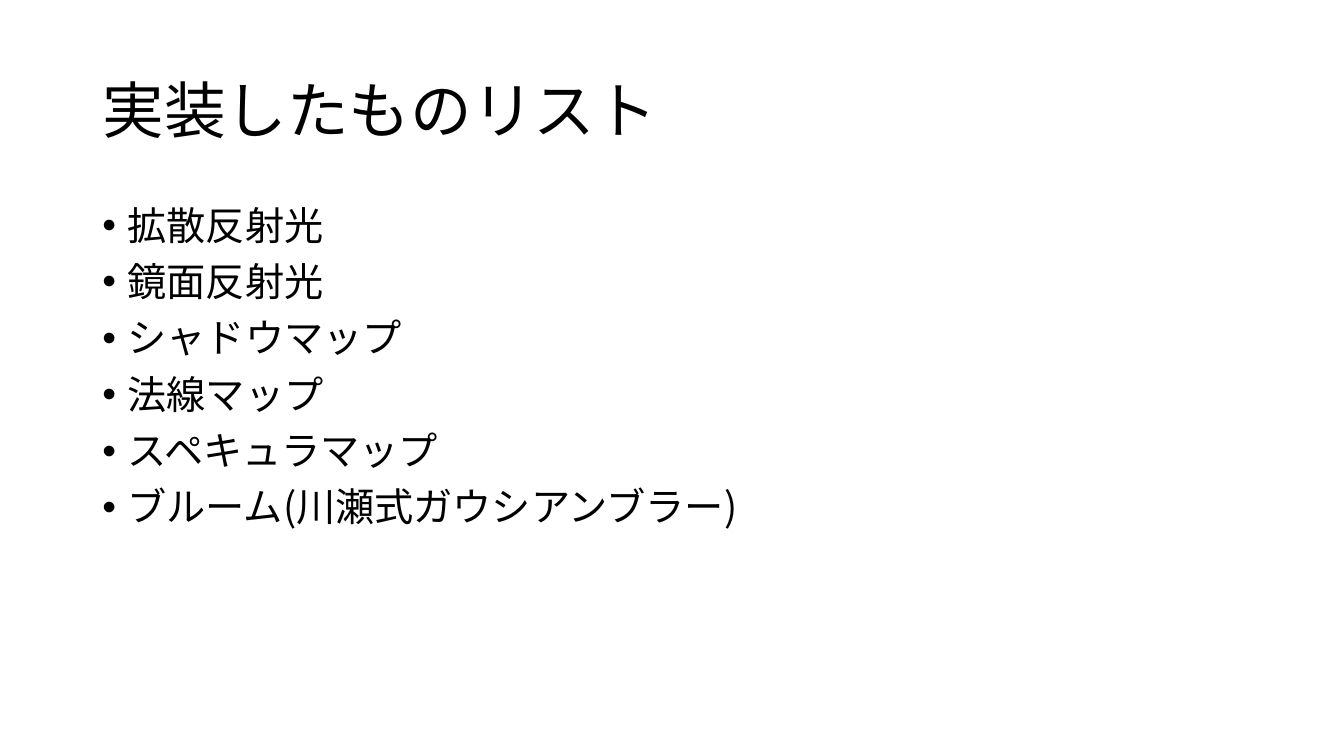
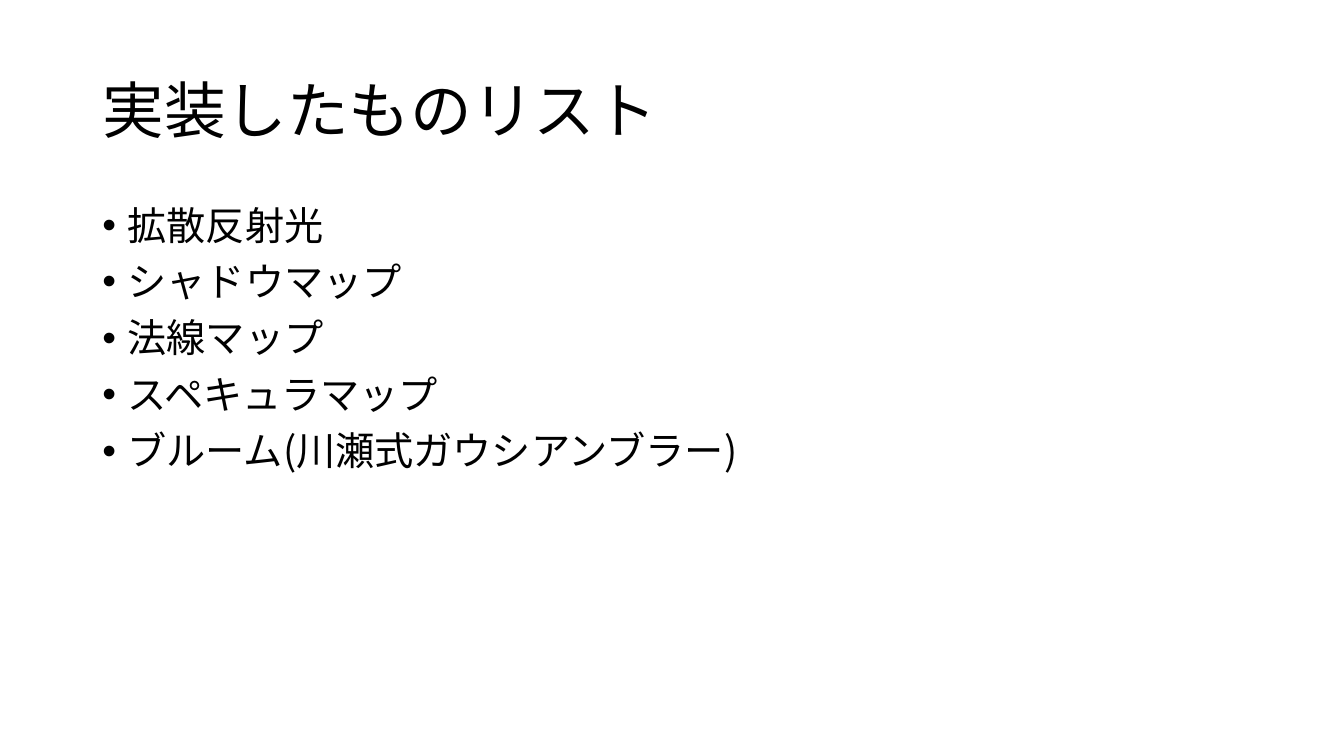
Before and after one commit to kyotento/KyotEngine, a slide deck: slide 7 of ポートフォリオ(仮).pptx. Drawn at 1344x756 pixels with LibreOffice and Linux fonts; fonts in the diff are those of the drawing. Boxes give left, top, right and bottom in pixels: in the first picture for what was removed or moved away, otherwise in the second. Text is boxed around its words. In the diff, an @@ line names an element or a change of style, - is before the commit and + after.

```diff
--- a/ポートフォリオ(仮).pptx
+++ b/ポートフォリオ(仮).pptx
@@ text at [128, 263, 324, 299]: paragraph removed @@
-• 鏡面反射光
```
Also in this commit, not shown: 5 other slides changed, 1 slide added, 35 other files.
